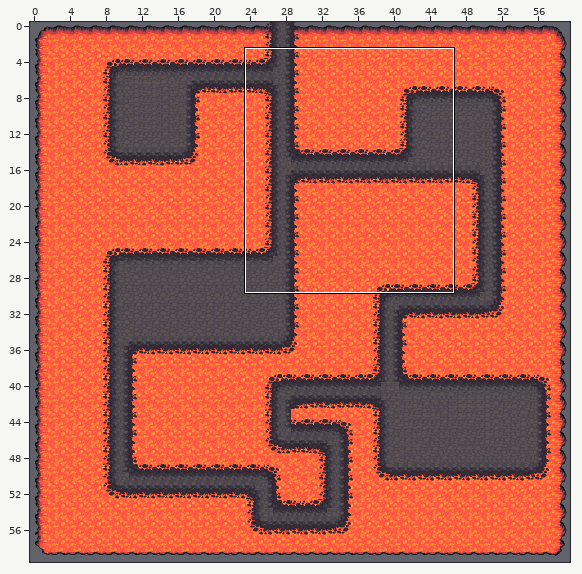
An edit to a level. Tiled map, app/core/assets/maps/Chapter3/chapter3-4.tmx. The first picture is a wide view before the edit; the outline marks the close-up.
Close-up. As it was:
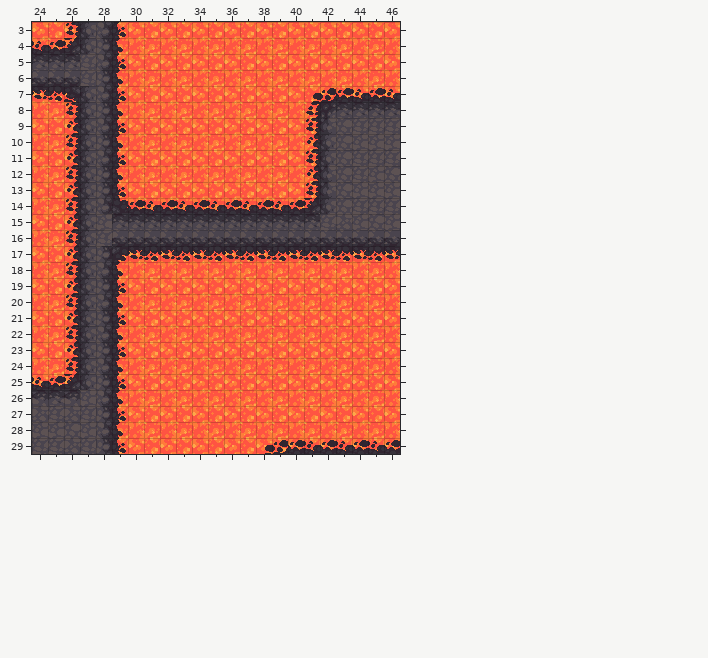
Cells are 16x16 px. Shown: x 24..46, y 3..29. The commit also changed other parts of the map, which this record leaves out.
The result:
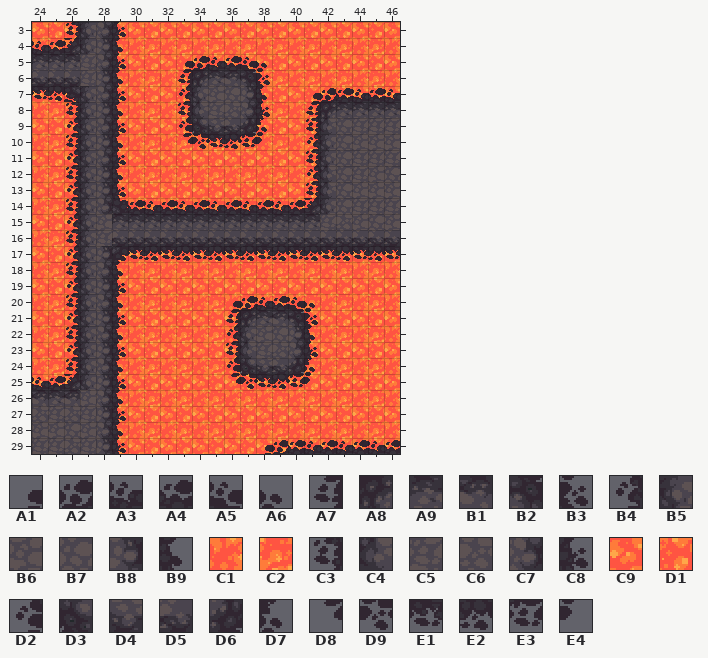
Key: from "terrain": A1 280, A2 281, A3 282, A4 283, A5 284, A6 285, A7 344, A8 345, A9 346, B1 347, B2 348, B3 349, B4 408, B5 409, B6 410, B7 411, B8 412, B9 413, C1 416, C2 417, C3 472, C4 473, C5 474, C6 475, C7 476, C8 477, C9 480, D1 481, D2 536, D3 537, D4 538, D5 539, D6 540, D7 541, D8 600, D9 601, E1 602, E2 603, E3 604, E4 605.
__ is an empty cell.
Difference:
Layer "terrain":
y 6: x 34..37 C1 C2 C1 C2 -> A8 A9 B1 B2
y 7: x 34..37 C9 D1 C9 D1 -> B5 B6 B7 B8
y 8: x 34..37 C1 C2 C1 C2 -> C4 C5 C6 C7
y 9: x 34..37 C9 D1 C9 D1 -> D3 D4 D5 D6
y 21: x 37..40 D1 C9 D1 C9 -> A8 A9 B1 B2
y 22: x 37..40 C2 C1 C2 C1 -> B5 B6 B7 B8
y 23: x 37..40 D1 C9 D1 C9 -> C4 C5 C6 C7
y 24: x 37..40 C2 C1 C2 C1 -> D3 D4 D5 D6
Layer "background":
y 5: x 33..38 __ __ __ __ __ __ -> A1 A2 A3 A4 A5 A6
y 6: x 33 __ -> A7; x 38 __ -> B3
y 7: x 33 __ -> B4; x 38 __ -> B9
y 8: x 33 __ -> C3; x 38 __ -> C8
y 9: x 33 __ -> D2; x 38 __ -> D7
y 10: x 33..38 __ __ __ __ __ __ -> D8 D9 E1 E2 E3 E4
y 20: x 36..41 __ __ __ __ __ __ -> A1 A2 A3 A4 A5 A6
y 21: x 36 __ -> A7; x 41 __ -> B3
y 22: x 36 __ -> B4; x 41 __ -> B9
y 23: x 36 __ -> C3; x 41 __ -> C8
y 24: x 36 __ -> D2; x 41 __ -> D7
y 25: x 36..41 __ __ __ __ __ __ -> D8 D9 E1 E2 E3 E4
Boxes around the changes in both close-ups, in picture pixels (x1, y1, x2, y2):
changed: (178, 56, 270, 149)
changed: (226, 296, 318, 389)
